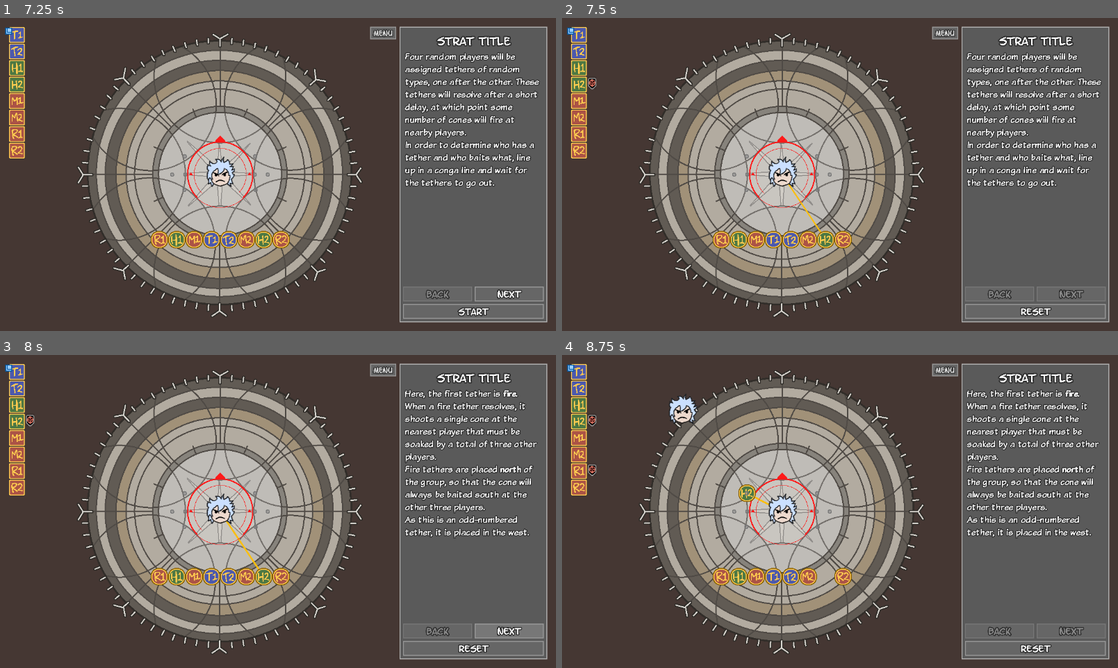
Above: before the commit, frames 1-4 (two rows, left to right).
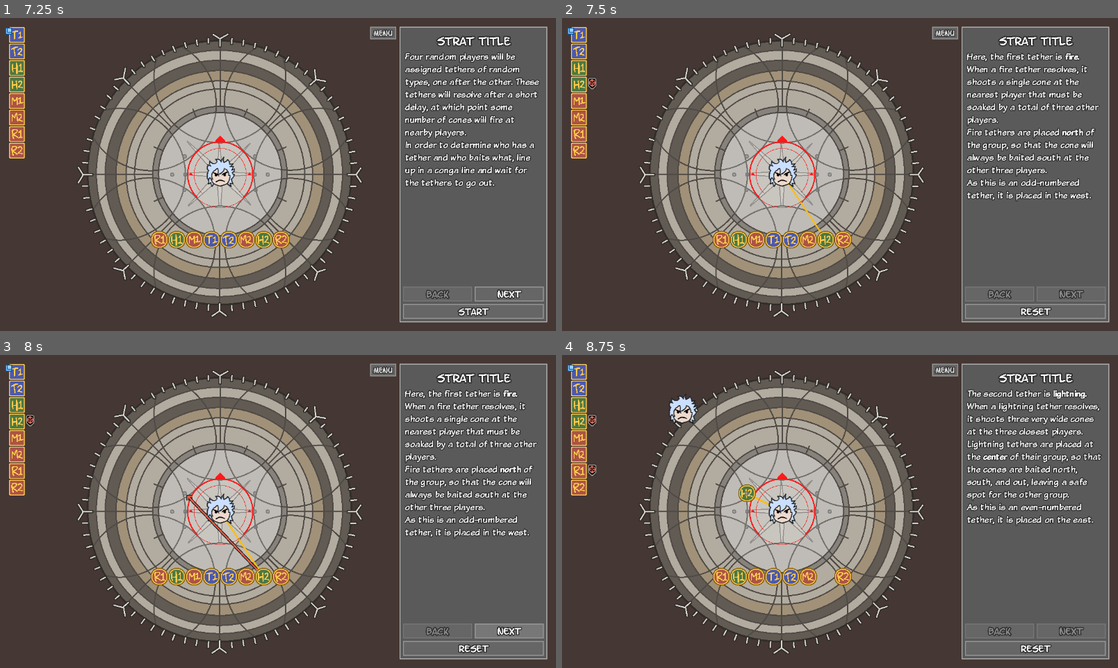
Above: after the commit, the same moments.

Repository: blastron/fru-helpers
Game: Godot game, scene res://main.tscn
Same seed, same stepped clock (60 frames per second), same inputs: the game is played once before the commit and once after it.
Inputs (mouse positions are in pixels of both pictures, inside the frame that each line leads up to):
- Up to frame 1 (7.25 s): click "fall of faith" at 0.5 s; click "fall of faith" at 1.25 s; click "START" at 2 s; click "menu" at 2.75 s; click "fall of faith" at 3.5 s; click "START" at 4.25 s; click (183, 174) at 5.02 s; click "RESET" at 5.75 s; click "explain" at 6.5 s
- Up to frame 2 (7.5 s): click "NEXT" at 7.25 s
- Up to frame 3 (8 s): no input
- Up to frame 4 (8.75 s): click "NEXT" at 8 s

Frame 1 is identical in both runs. In frame 2, 3.7% of the frame differs, in the area x 72-98%, y 10-59%; in frame 3, 0.2%; in frame 4, 3.8%.

Commit message:
Draw movement arrows in explainer mode

Diff:
--- /dev/null
+++ b/core/indicators/arrow.gd
@@ -0,0 +1,102 @@
+@tool
+class_name Arrow extends Node2D
+
+
+var _line_foreground: Line2D
+var _head_foreground: Line2D
+
+# Lines drawn beneath the foreground lines to serve as an outline.
+var _line_background: Line2D
+var _head_background: Line2D
+
+
+@export var color: Color:
+	get: return _line_foreground.default_color
+	set(value):
+		_line_foreground.default_color = value
+		_head_foreground.default_color = value
+
+@export var border_color: Color:
+	get: return _line_background.default_color
+	set(value):
+		_line_background.default_color = value
+		_head_background.default_color = value
+
+
+@export var width: float:
+	get: return _line_foreground.width
+	set(value):
+		var cached_border_width: float = border_width
+		_line_foreground.width = value
+		_head_foreground.width = value
+		_line_background.width = value + cached_border_width
+		_head_background.width = value + cached_border_width
+
+@export var border_width: float:
+	get: return (_line_background.width - _line_foreground.width) / 2
+	set(value):
+		_line_background.width = _line_foreground.width + value * 2
+		_head_background.width = _head_foreground.width + value * 2
+
+
+@export var points: PackedVector2Array:
+	get: return _line_foreground.points
+	set(value):
+		_line_foreground.set_points(value)
+		_line_background.set_points(value)
+		_update_head()
+
+
+@export var head_size: float = 10:
+	get: return head_size
+	set(value):
+		head_size = value
+		_update_head()
+
+
+func _init(_points: Array[Vector2] = [Vector2(0, 0), Vector2(100, 0)]) -> void:
+	# Add background lines.
+	_line_background = Line2D.new()
+	_line_background.closed = false
+	add_child(_line_background)
+
+	_head_background = Line2D.new()
+	_head_background.closed = false
+	add_child(_head_background)
+
+	# Add foreground lines.
+	_line_foreground = Line2D.new()
+	_line_foreground.closed = false
+	add_child(_line_foreground)
+
+	_head_foreground = Line2D.new()
+	_head_foreground.closed = false
+	add_child(_head_foreground)
+
+	points = _points
+	color = Color.WHITE
+	border_color = Color.BLACK
+	width = 3
+	border_width = 2
+
+
+func _update_head() -> void:
+	if len(points) < 2 or head_size <= 0 or (points[-2] - points[-1]).is_zero_approx():
+		_head_foreground.clear_points()
+		_head_background.clear_points()
+		return
+
+	# Get vectors pointing in the direction of the arrow and tangential to it, scaled to match the head size. We
+	#   multiply the size by sqrt(2)/2 here so that the final lines, which are at 45 degrees, are sized correctly.
+	var head_forward: Vector2 = (points[-1] - points[-2]).normalized() * (head_size * sqrt(2) / 2)
+	var head_tangent: Vector2 = Vector2(-head_forward.y, head_forward.x)
+
+	# Generate the list of points:
+	var head_points: Array[Vector2] = [
+		points[-1] - head_forward - head_tangent,	# Back and to the left
+		points[-1],									# At the tip of the arrow
+		points[-1] - head_forward + head_tangent	# Back and to the right
+	]
+
+	_head_foreground.set_points(head_points)
+	_head_background.set_points(head_points)
--- a/core/strat.gd
+++ b/core/strat.gd
@@ -9,6 +9,7 @@
 @export var indicator_layer: Node2D
 @export var token_layer: Node2D
 @export var player_layer: Node2D
+@export var explainer_layer: Node2D
 
 
 # Subscene types
@@ -123,6 +124,12 @@
 
 	match new_state:
 		State.SETTING_UP:
+			if _mode == Mode.EXPLANATION:
+				# Show the explanation message for the current step.
+				var explainer_message: Array[String] = _get_explainer_message(new_step)
+				var concatenator: String = tr("COMMON_SENTENCE_SEPARATOR")
+				_description_panel.strat_description = concatenator.join(explainer_message)
+
 			# All setup logic happens during substeps, so we don't need to do anything here.
 			pass
 
@@ -138,10 +145,7 @@
 			else:
 				match _mode:
 					Mode.EXPLANATION:
-						# Show the explanation message for the current step.
-						var explainer_message: Array[String] = _get_explainer_message(__current_step)
-						var concatenator: String = tr("COMMON_SENTENCE_SEPARATOR")
-						_description_panel.strat_description = concatenator.join(explainer_message)
+						_show_explainer_arrows(new_step)
 
 						# Wait for the user to press the Next button.
 						_description_panel.next_enabled = true
@@ -260,6 +264,11 @@
 				jump_to_state(current_step, State.PLAYER_MOVEMENT)
 
 		State.WAITING_FOR_DECISION:
+			if _mode == Mode.EXPLANATION:
+				for child in explainer_layer.get_children():
+					explainer_layer.remove_child(child)
+					child.queue_free()
+
 			# TODO: handle undo
 			if __selected_locator and not __valid_locators.has(__selected_locator):
 				# The user selected the incorrect locator. Mark it as incorrect, then highlight the valid locators.
@@ -351,6 +360,65 @@
 #   joined together by a locale-appropriate sentence separator.
 func _get_explainer_message(step_id: int) -> Array[String]:
 	return ["Explanation for step %d" % step_id]
+
+
+const __explainer_arrow_color: Color = Color(0.98, 0.36, 0.26)
+const __explainer_arrow_border_color: Color = Color(0.17, 0.17, 0.17)
+
+
+# Draws arrows indicating how tokens should move. By default, retrieves the list of valid movements and draws straight
+#   lines from the token to its intended destination.
+func _show_explainer_arrows(step_id: int) -> void:
+	var all_valid_movements: Dictionary = _get_valid_movements(step_id)
+	for token in all_valid_movements.keys():
+		var possible_destinations: Array = all_valid_movements[token]
+		for destination in possible_destinations:
+			# Determine how long the arrow is.
+			var relative_destination: Vector2  = destination.position - token.position
+			var arrow_length: float = relative_destination.length()
+
+			var minimum_arrow_length: float = 15
+			if arrow_length < minimum_arrow_length:
+				# The arrow is extremely short, indicating that no real movement is necessary.
+				# TODO: Some sort of indication that no movement is necessary.
+				pass
+			else:
+				# Determine how long the arrow is and where it should originate from. For the sake
+				#   of visual clarity, we want the arrow to start slightly outside the player's
+				#   radius and go until slightly before the destination point.
+				var source_offset: float = 22
+				var destination_offset: float = 10
+
+				# If shortening the arrow would reduce it below the minimum length, reduce the
+				#   offsets, bringing the start of the arrow closer to the token's center until it
+				#   is as far away from the center as the end of the arrow is away from the target,
+				#   then bring both of those together equally.
+				var adjusted_arrow_length: float = arrow_length - source_offset - destination_offset
+				var spillover: float = minimum_arrow_length - adjusted_arrow_length
+				if spillover > 0:
+					# Reduce the source offset until it equals the destination offset.
+					var reduction: float = min(source_offset - destination_offset, spillover)
+					spillover -= reduction
+					source_offset -= reduction
+				if spillover > 0:
+					# The arrow is still too short. Reduce the source and destination offsets
+					#   equally.
+					var reduction: float = min(source_offset + destination_offset, spillover)
+					spillover -= reduction
+					destination_offset -= reduction / 2
+					source_offset -= reduction / 2
+
+				# Determine where along the line the start and end of the arrow should lie.
+				var arrow_direction: Vector2 = relative_destination.normalized()
+				var points: Array[Vector2] = [
+					token.position + arrow_direction * source_offset,
+					destination.position - arrow_direction * destination_offset
+				]
+
+				var arrow: Arrow = Arrow.new(points)
+				arrow.color = __explainer_arrow_color
+				arrow.border_color = __explainer_arrow_border_color
+				explainer_layer.add_child(arrow)
 
 
 ##########
--- a/p1/fof/fof.tscn
+++ b/p1/fof/fof.tscn
@@ -24,7 +24,7 @@
 script = ExtResource("3_2oohq")
 icon = ExtResource("5_bp7kr")
 
-[node name="root" type="Node2D" node_paths=PackedStringArray …(286 unchanged characters)… or_layer", "token_layer", "player_layer")]
+[node name="root" type="Node2D" node_paths=PackedStringArray …(286 unchanged characters)… or_layer", "token_layer", "player_layer", "explainer_layer")]
 script = ExtResource("1_r0yxp")
 _thancred = NodePath("CanvasLayer/arena/token_layer/thancred")
 _clone_1 = NodePath("CanvasLayer/arena/token_layer/clone NW")
@@ -46,6 +46,7 @@
 indicator_layer = NodePath("CanvasLayer/arena/indicator_layer")
 token_layer = NodePath("CanvasLayer/arena/token_layer")
 player_layer = NodePath("CanvasLayer/arena/token_layer/player_layer")
+explainer_layer = NodePath("CanvasLayer/arena/explainer_layer")
 __player_token_type = ExtResource("2_8m1s1")
 
 [node name="CanvasLayer" type="CanvasLayer" parent="."]
@@ -93,6 +94,9 @@
 
 [node name="player_layer" type="Node2D" parent="CanvasLayer/arena/token_layer"]
 
+[node name="explainer_layer" type="Node2D" parent="CanvasLayer/arena"]
+position = Vector2(360, 360)
+
 [node name="locators" type="Control" parent="CanvasLayer"]
 layout_mode = 3
 anchors_preset = 0
